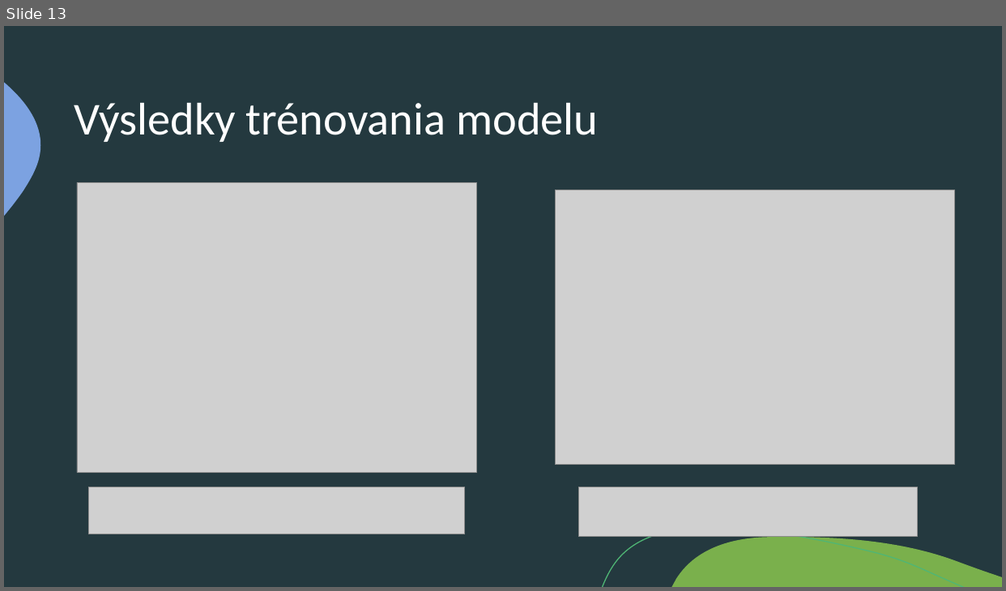
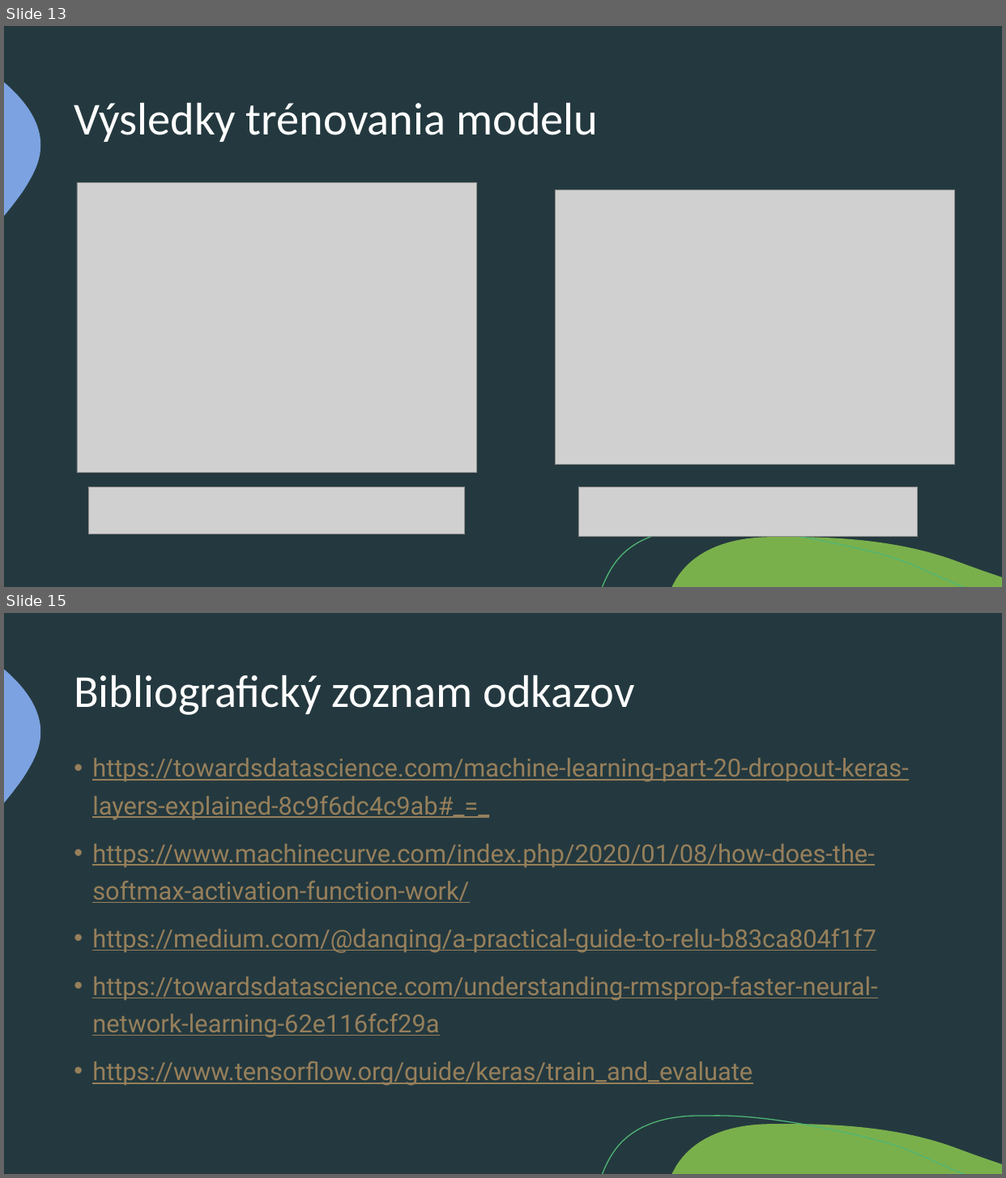
Before and after one commit to juraj-vanko/VankoJ_NS2021, a slide deck: VankoJ_NS2021.pptx. Shown one above the other, each under a label of ours: slide 13 before the commit, slides 13 and 15 after it; the slides between them are not shown. The pictures are 1006x591 and 1006x1178 pixels, drawn with LibreOffice and Linux fonts; fonts in the diff are those of the drawing; grey boxes stand for pictures. Boxes give left, top, right and bottom in pixels: in the first picture for what was removed or moved away, otherwise in the second. Text is boxed around its words. In the diff, an @@ line names an element or a change of style, - is before the commit and + after.

Commit message:
Final commit
- Skontrolovanie komentárovv kóde
- Kontrola kódu,
- Úprava prezentácie
- Doplnenie bibliografického zoznamu odkazov

```diff
--- a/VankoJ_NS2021.pptx
+++ b/VankoJ_NS2021.pptx
@@ slide 15 added at bbox=[4, 613, 1002, 1174], background #24393F; not listed: 3 template elements that a slide beside it also shows @@
@@ title added at bbox=[74, 675, 634, 715], 44 pt, text #FFFFFF @@
+Bibliografický zoznam odkazov
@@ text added at bbox=[92, 758, 908, 1086], 24 pt, text #967F5B, underline @@
+• https://towardsdatascience.com/machine-learning-part-20-dropout-keras-layers-explained-8c9f6dc4c9ab#_=_
+• https://www.machinecurve.com/index.php/2020/01/08/how-does-the-softmax-activation-function-work/
+• https://medium.com/@danqing/a-practical-guide-to-relu-b83ca804f1f7
+• https://towardsdatascience.com/understanding-rmsprop-faster-neural-network-learning-62e116fcf29a
+• https://www.tensorflow.org/guide/keras/train_and_evaluate
```
Also in this commit, not shown: 1 slide changed, 1 other slide added, 1 other file.
